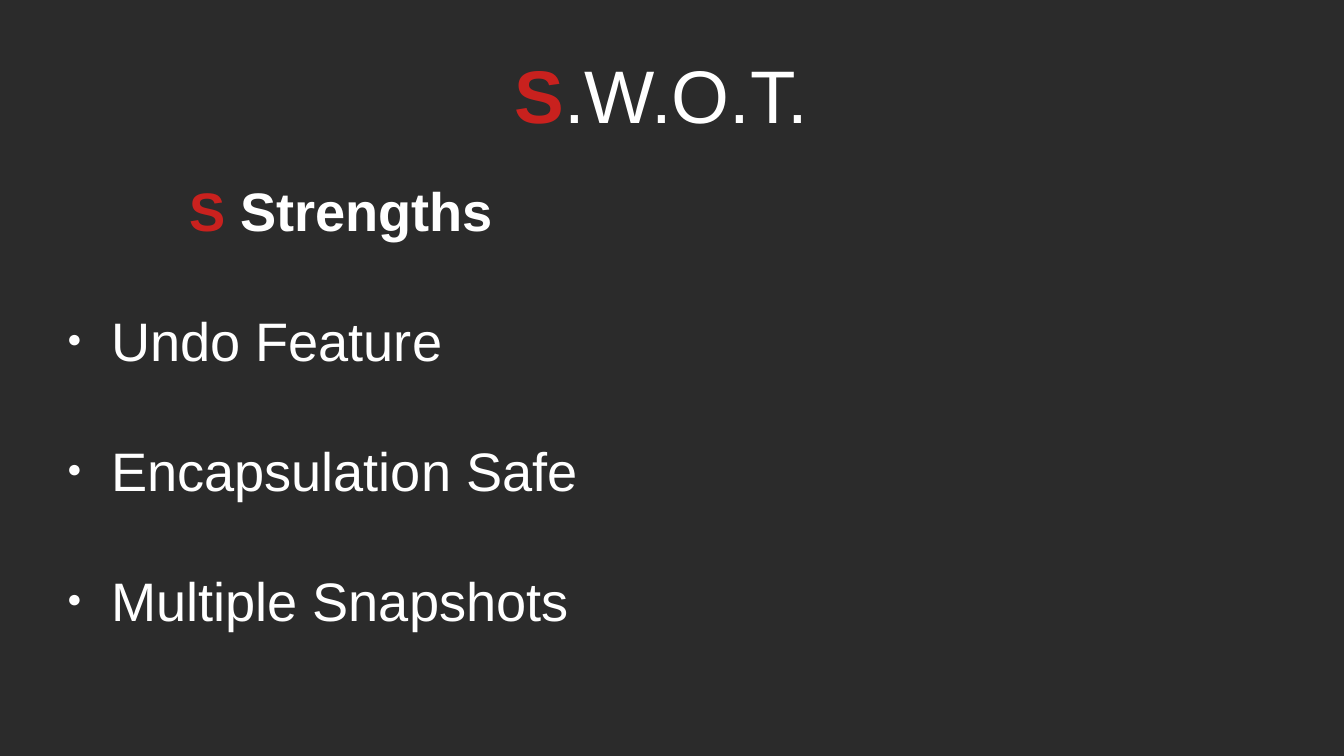
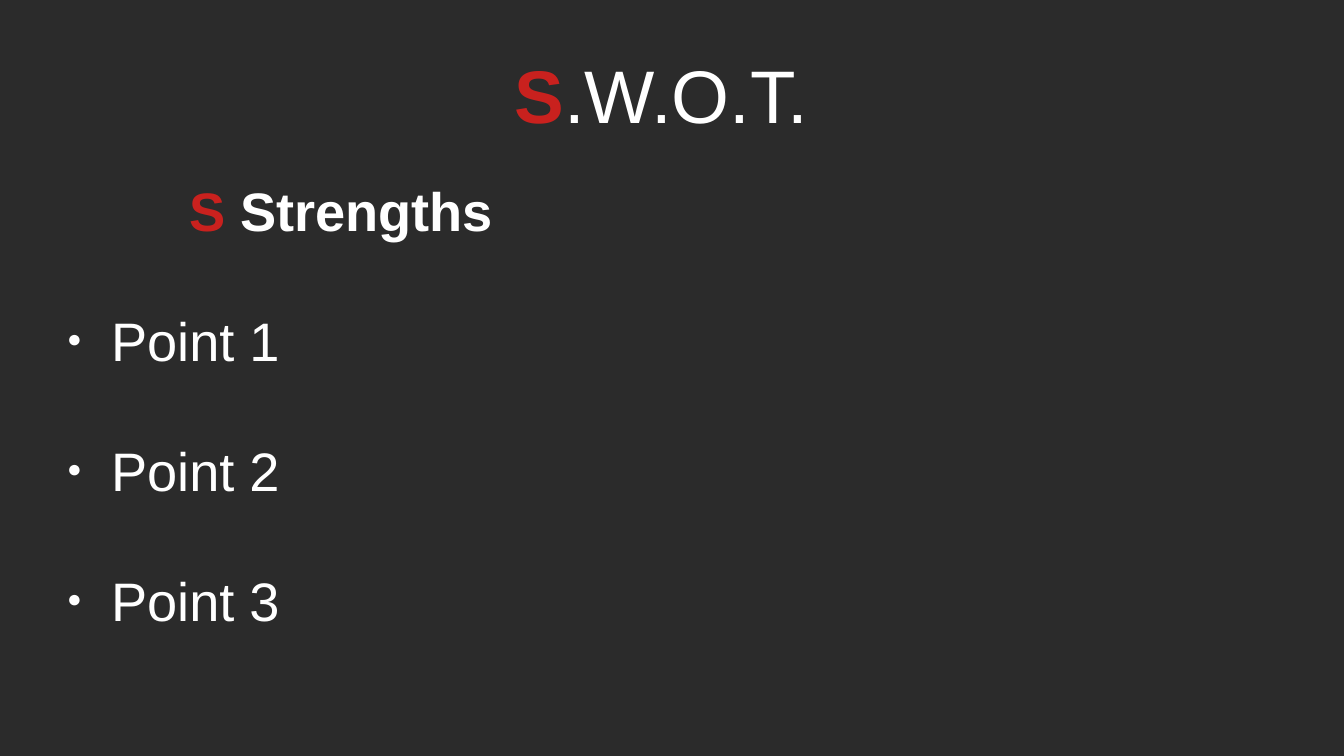
Before and after one commit to RayAndrade/JavaScriptStudy, a slide deck: slide 3 of Behavioral/Observer/swot.odp. Drawn at 1344x756 pixels with LibreOffice and Linux fonts; fonts in the diff are those of the drawing; background and template pictures are left out; a plain dark background stands for a picture behind light text. Boxes give left, top, right and bottom in pixels: in the first picture for what was removed or moved away, otherwise in the second. Text is boxed around its words. In the diff, an @@ line names an element or a change of style, - is before the commit and + after.

```diff
--- a/Behavioral/Observer/swot.odp
+++ b/Behavioral/Observer/swot.odp
@@ subtitle at [111, 321, 279, 622]: text changed @@
-● Undo Feature
-● Encapsulation Safe
-● Multiple Snapshots
+● Point 1
+● Point 2
+● Point 3
```
Also in this commit, not shown: 3 slides added, 12 other files.
